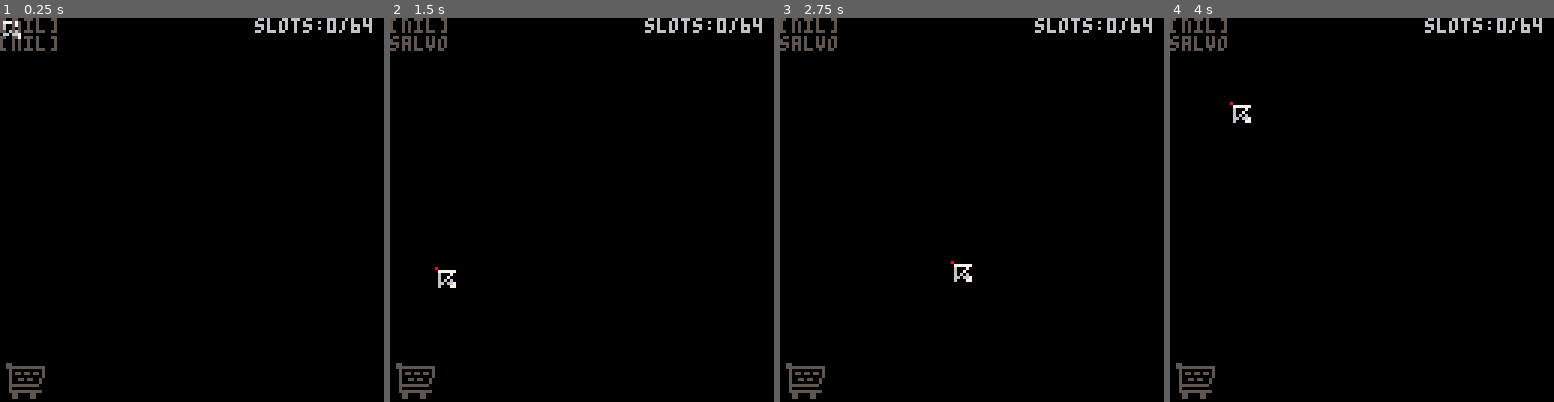
Above: before the commit, frames 1-4 (left to right).
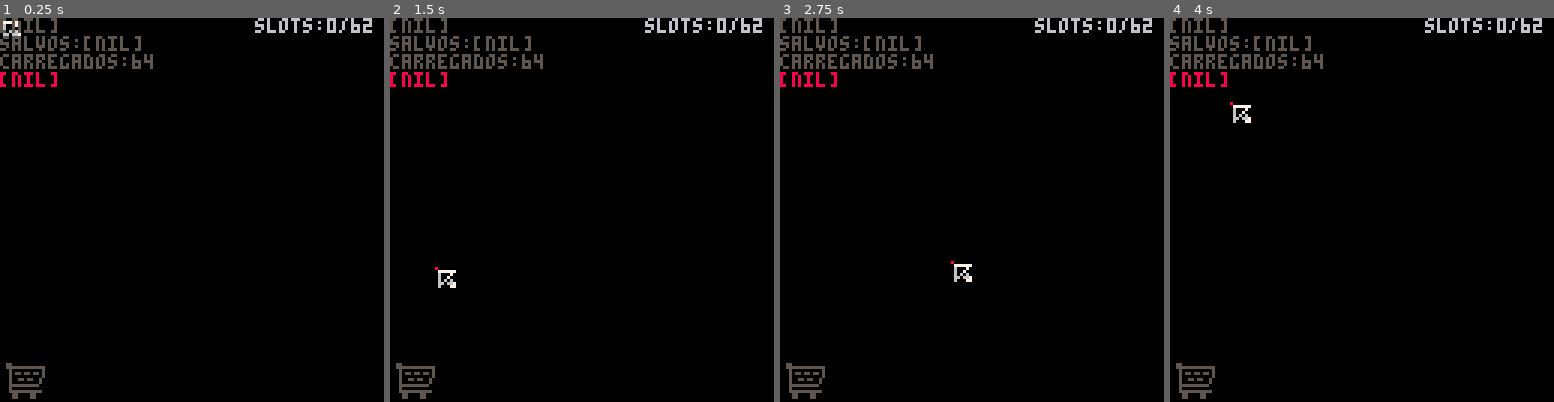
Above: after the commit, the same moments.

Repository: vinimesquitamoraes/Plantinhas
Game: PICO-8 cartridge plantinhas.p8
Two runs of this game, one before a commit and one after it. Both use one fixed random seed, a clock stepped at 60 frames per second and the inputs below.
Inputs (mouse positions are in pixels of both pictures, inside the frame that each line leads up to):
- Up to frame 1 (0.25 s): no input
- Up to frame 2 (1.5 s): tap X (X key) at 0.33, 1.07 s; click (670, 121) at 0.67 s; tap O (Z key) at 0.7 s; click (436, 267) at 1.22 s
- Up to frame 3 (2.75 s): hold Right 1.6-2.1 s; tap O (Z key) at 1.7, 2.1, 2.5 s; click (887, 114) at 1.77 s; tap X (X key) at 1.85 s; hold Up 2.15-2.42 s; click (952, 259) at 2.32 s; hold Right from 2.47 s (still down)
- Up to frame 4 (4 s): click (1404, 106) at 2.87 s; tap O (Z key) at 2.9, 3.3, 3.7 s; tap X (X key) at 2.97 s; release Right at 3.03 s; hold Left 3.08-3.58 s; click (1465, 256) at 3.42 s; hold Down 3.63-3.97 s; click (1231, 102) at 3.97 s

The runs differ from the first frame. In frame 1, 1.5% of the frame differs, in the area x 0-97%, y 0-18%; in frame 2, 1.3%; in frame 3, 1.3%; in frame 4, 1.3%.

Commit message:
Mapa de Bits Atualizado: Agora contem o mapa de salvamento e load do dinheiro, data, regador e pá

Diff:
--- a/plantinhas.p8
+++ b/plantinhas.p8
@@ -7,12 +7,17 @@
 	cartdata("edevini_plantinhas_1")
  --inicia o mouse -----------------------------------------------------------------------------------------------------------------------------------------------------------------+
  poke(0x5f2d, 1)
+
+	if(false)then
+		for i=0,63 do dset(i,0) end
+	end
+
  --cus ----------------------------------------------------------------------------------------------------------------------------------------------------------------------------+
- espacamento  = 0
+ espacamento = 0
  cu1 = nil
  cu2 = nil
  cu3 = nil
- cu4 = nil
+ cu4 = {}
  cu5 = nil
  cu6 = nil
  cu7 = nil
@@ -20,8 +25,8 @@
  cu9 = nil
 
  str1 = ""
- str2 = ""
- str3 = ""
+ str2 = "salvos:"
+ str3 = "carregados:"
  str4 = ""
  str5 = ""
  str6 = ""
@@ -40,7 +45,7 @@
 
  --auxiliares ---------------------------------------------------------------------------------------------------------------------------------------------------------------------+
  aux_tipo    = 1
- saldo       = 10000
+ saldo       = 9999
  grav        = 2
 	num_atl     = 6
 	max_saturac = 20
@@ -101,10 +106,7 @@
  --prateleiras ....................................................................................................................................................................+
  init_prat(4)
 
-	--objetos funcionais padrao ------------------------------------------------------------------------------------------------------------------------------------------------------+
-	regador = criar_obj("item",17,ls_inv.coisas,nil, 50 ,16)
  --ls_atl.atls[1].item =criar_obj("item",17)
-
  --[[testes @@@@@@@@@@@@@@@@@@@@@@@@@@@@@@@@@@@@@@@@@@@@@@@@@@@@@@@@@@@@@@@@@@@@@@@@@@@@@@@@@@@@@@@@@@@@@@@@@@@@@@@@@@@@@@@@@@@@@@@@@@@@@@@@@@@@@@@@@@@@@@@@@@@@@@@@@@@@@@@@@@@@@@@@@+
  vaso_change = 5
  que_planta  = 9
@@ -130,17 +132,18 @@
  ls_atl.atls[4].item = criar_obj("item",15)
  ls_atl.atls[5].item = criar_obj("item",17)
  ls_atl.atls[6].item = criar_obj("item", 9)
---]]
+ --]]
 	--caregar save
-
- for i=0,63 do load_obj(i) end
-
+ load_game()
+	--objetos funcionais padrao ------------------------------------------------------------------------------------------------------------------------------------------------------+
+ --regador = criar_obj("item",17,ls_inv.coisas,nil, 50 ,16)
 end
 
 --update ==========================================================================================================================================================================+
 function _update()
 	mouse:att()
 
+	--cooldown para os bts
 	foreach(ls_bts,function(obj) cool_down(5,obj) end)
 
  --atualizar particulas
@@ -168,8 +171,8 @@
    check_sel_and_mov(ls_atl.atls,ls_atl,"circ")
   end
 
- 	--colisao jardim -------------------------------------------------------------------------------------------------------+
-	 --delay pra comecar a mover
+  --colisao jardim -------------------------------------------------------------------------------------------------------+
+  --delay pra comecar a mover
   cool_down(10,ls_jrd)
   if(not ls_atl.show and ls_jrd.wait) then
    check_sel_and_mov(ls_jrd.coisas,ls_jrd,"retg",ls_jrd.val)
@@ -240,8 +243,6 @@
  --deposito rocha --------------------------------------------------------------------------------------------------+
  elseif(status == 3)then
 
-  grav_depot()
-
   --checar colisao =================================================================================================+
 		--atalhos --------------------------------------------------------------------------------------------------------+
   cool_down(5,ls_atl)
@@ -267,14 +268,13 @@
    bt_dept:ativa()
   end
 
+  grav_depot()
+
  end
-
-	if(btnp(❎))then
-		foreach(ls_inv.coisas,function(obj) save_obj(obj) end)
-  ultimo_slot = 0
-  cu2 = "salvo"
-	end
-
+ if(ls_inv.qual and btnp(🅾️))then
+  del(ls_inv.coisas,ls_inv.qual)
+ end
+	save_game(ls_inv)
 end
 
 --draw =============================================================================================================+
@@ -313,21 +313,22 @@
  if(true) then
 	 format(cu1,str1)
 	 format(cu2,str2)
-		--[[
 	 format(cu3,str3)
-	 format(cu4,str4)
-
-	 format(cu5,str5)
+
+	 print_ls(cu4)
+
+	 format(cu5,str5,8)
+ 	--[[
 	 format(cu6,str6)
 
 	 format(cu7,str7)
 	 format(cu8,str8)
 	 --
 	 format(cu9,str9)
-	 --]]
-	 espacamento =0
-	end
-	print("slots:"..slots.."/64",85,0,6)
+  --]]
+	 espacamento = 0
+	end
+	print("slots:"..slots.."/62",85,0,6)
 end
 
 function format(que_cu,str,cor)
@@ -337,6 +338,14 @@
  espacamento+=6
 end
 
+function print_ls(que_ls)
+	if(not que_ls)then
+		print("ls vazia",0,espacamento,14)
+	 return
+	end
+	foreach(que_ls,function(obj) format(obj) end)
+
+end
 -->8
 --classes ==========================================================================================================+
 function criar_obj(que_classe,subtipo,ls_guardar,ls_aux,xop,yop)
@@ -366,16 +375,6 @@
   ls_gua   = ls_guardar,
   ls_aux   = ls_aux or nil,
   --metodos--------------------------------------------------------------------------------------------------------+
-  foi_onde = function(self,pra_onde)
- 		if(    pra_onde == "jardim")then
-				self.onde = 1
-			elseif(pra_onde == "inventario")then
-				self.onde = 2
-			elseif(pra_onde == "atalho")then
-		 	self.onde = 3
-			end
-		end,
-
   --mover objeto ..................................................................................................+
   mov = function(self, newx, newy)
    self.x = newx& ~1
@@ -411,7 +410,7 @@
 	 --checa colisao entre algo e
 		--o cursor
   col_mouse =	function(self,tipo)
-			if(tipo == "retg")then
+			if tipo == "retg" then
 				--checar entre direita e esquerda, cim e baixo
 				esq =  self.x+self.xoff
 				dir = (self.x+self.xoff)+(self.w-self.woff)
@@ -421,7 +420,7 @@
 				return (stat(32)>=esq and (stat(32)) <= dir) and
        				(stat(33)>=cim and (stat(33)) <= bax)
 
-			elseif(tipo == "circ")then
+			elseif tipo == "circ" then
 				dx   = self.x - stat(32)
 				dy   = self.y - stat(33)
 				dist = flr(sqrt((dx*dx)+(dy*dy)))
@@ -443,7 +442,7 @@
 function def_tip(self,subtipo)
 
 --mouse ========================
-	if(self.cla == "mouse")then
+	if self.cla == "mouse" then
   self.ativ      = true
  	self.s         = 212
 		self.ct        = 1
@@ -1586,7 +1585,7 @@
 		saldo -= ls_car.total
 		ls_car.total	= 0
 
-  add_varios_itens(ls_car.coisas,2)
+  add_varios_itens(ls_car.coisas,3)
   del_ls(ls_car.coisas)
 		return true
 	end
@@ -1617,12 +1616,12 @@
 function add_um_item(qual,onde)
 
 	if(onde   == 1)then
-	 qual:foi_onde("jardim")
- 	 add(ls_jrd.coisas,qual)
+	 qual.onde = 1
+	 add(ls_jrd.coisas,qual)
 
 	else
  	def_pos(qual)
-	 qual:foi_onde("inventario")
+	 qual.onde = 2
   add(ls_inv.coisas,qual)
  end
 end
@@ -1879,7 +1878,7 @@
 		--seta a proprieda onde
 		--para o container
 		--jardim ou deposito
-	 ls_atl.qual.item:foi_onde(qual_container.tipo)
+	 ls_atl.qual.item.onde = status
 
 		--se algo do container
 		--nao esta sendo selecionado
@@ -1908,8 +1907,8 @@
 			--add o item do atalho no container
 			add(qual_container.coisas,ls_atl.qual.item)
  		--remove o item selecionado do container e passa pro atalho
- 		ls_atl.qual.item = del(qual_container.coisas,qual_container.qual)
-		 ls_atl.qual.item:foi_onde("atalho")
+ 		ls_atl.qual.item      = del(qual_container.coisas,qual_container.qual)
+		 ls_atl.qual.item.onde = 3
 
 			qual_container.val  = true
    qual_container.wait = false
@@ -1923,7 +1922,7 @@
 	if(qual_container.qual and context)then
 		local para_atl        = qual_container.qual
 		ls_atl.qual.item      =	del(qual_container.coisas,para_atl)
-  ls_atl.qual.item:foi_onde(ls_atl.tipo)
+  ls_atl.qual.item.onde = 3
 		ls_atl.qual           = nil
 		ls_atl.val            = false
 		qual_container.val    = true
@@ -2086,9 +2085,8 @@
 
 -->8
 --save/load =======================
-function save_obj(obj)
-
- if(not obj)return
+function save_obj(obj,qual_slot)
+	if(not obj) return
 	local combinado = 0	 																																																							--estagio
 	--salvar informacoes basicas
 	combinado |= (obj.onde & 0x03) << 14
@@ -2104,35 +2102,35 @@
  end
 
  --esta em um atalho?
- --if(obj.onde == 2) combinado |=
-	dset(ultimo_slot,combinado)
-	ultimo_slot+=1
-end
-
-function save(container)
-
+-- if(obj.onde == 3) combinado |=
+	dset(qual_slot,combinado)
+	return true
+
+end
+
+function save_game(container)
+ local slot = 0
 	for i in all(container.coisas)do
-		if(ultimo_slot>= 64)break
-	 save_obj(i,ultimo_slot)
-	 ultimo_slot += 1
- end
-
+		save_obj(i,slot)
+		slot+=1
+ 	cu2 = slot
+	end
 end
 
 function load_obj(qual_slot)
---	dset(qual_slot,0)
+
 	local save = dget(qual_slot)
+
  local onde =  (save >>> 14) & 0x03
-	if(onde == 0) return
-	slots += 1
  local x    =  (save >>>  7) & 0x7f
  local y    =  (save >>>  0) & 0x7f
  local tip  = ((save <<   4) & 0x0f)+1
 	local algo =  (save <<   5) & 0x01
+
 	--o item basico
 	local novo_obj = criar_obj("item",tip,nil,nil,x,y)
- novo_obj.algo = algo
-
+ novo_obj.algo  = algo
+ novo_obj.onde  = onde
  --o item tem uma planta?
  if(range(tip,4,8) and algo==1)then
   local tip_pla    = ((save << 8) & 0x03)+8
@@ -2143,17 +2141,26 @@
   novo_obj.estagio = ((save << 11) & 0x07)
  end
 
-
  if(onde == 1) add(ls_jrd.coisas,novo_obj)
  if(onde == 2) add(ls_inv.coisas,novo_obj)
 
- cu2 = "carregado"
- return novo_obj
-
+ --cu1 = "carregado"
+ return true
+
+end
+
+function load_game()
+ local quantos = 0
+	for i=0, 63 do
+  if(not load_obj(i))break
+  quantos += 1
+ end
+	cu3 = quantos
 end
 
 function debug_obj(obj,cor)
-	if(true) return
+--[[
+ if(true) return
 	cor = cor or 9
 
  if(not obj)then
@@ -2183,276 +2190,276 @@
  		print("capacidade:"..obj.planta.tip)
 		end
 	end
-
-end
-…(271 lines of a section not shown)…
+	]]
+end
+…(271 lines of a section not shown)…
Not shown, changed: 24 lines of the sprite sheet (__gfx__) section of plantinhas.p8
Not shown, changed: Assets e Referências/Save.aseprite
